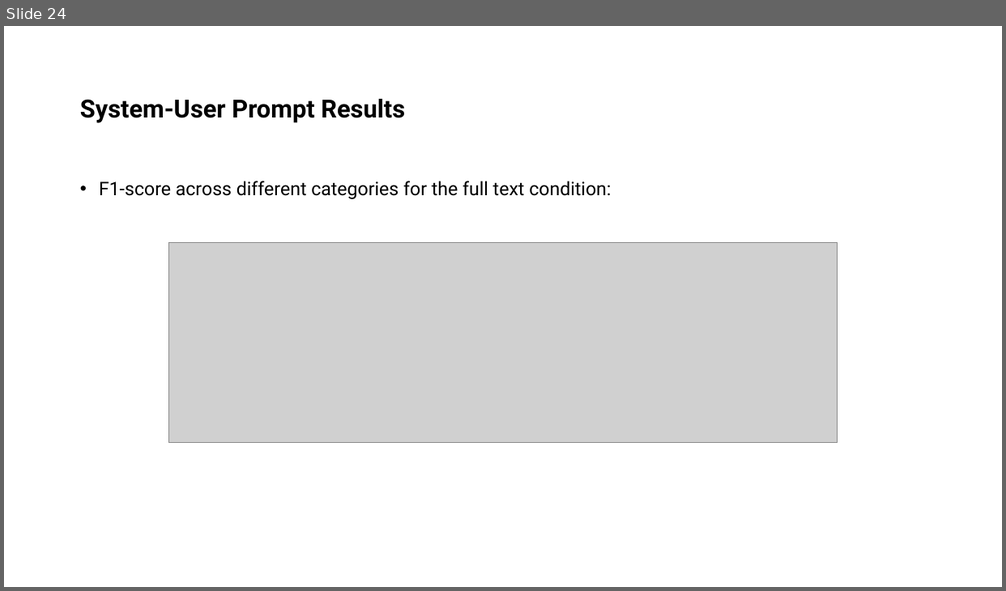
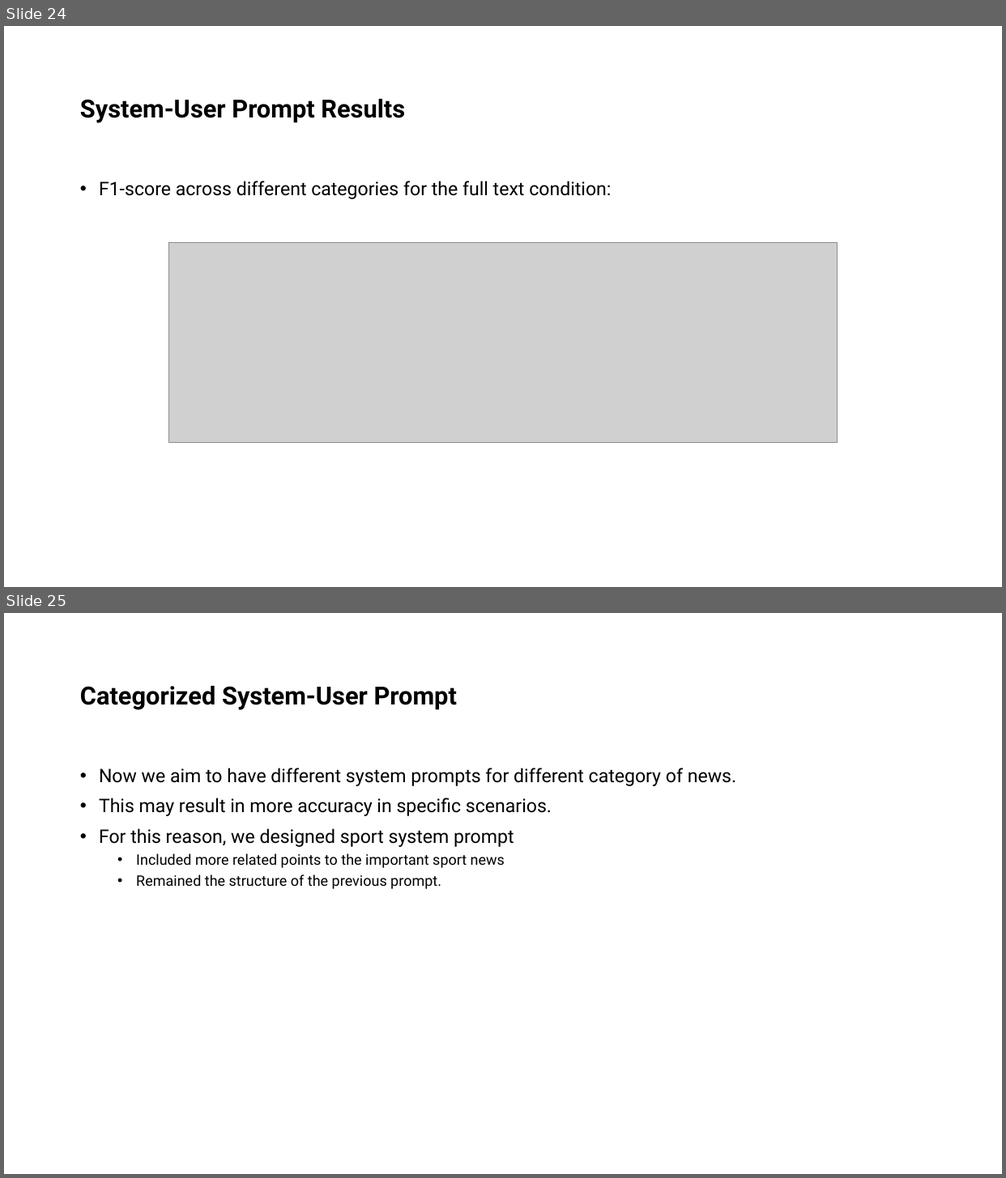
Before and after one commit to ShayanSalehi81/BachelorProject, a slide deck: Slides/System-User Prompt Design.pptx. Shown one above the other, each under a label of ours: slide 24 before the commit, slides 24 and 25 after it. The pictures are 1006x591 and 1006x1178 pixels, drawn with LibreOffice and Linux fonts; fonts in the diff are those of the drawing; grey boxes stand for pictures. Boxes give left, top, right and bottom in pixels: in the first picture for what was removed or moved away, otherwise in the second. Text is boxed around its words. In the diff, an @@ line names an element or a change of style, - is before the commit and + after.

```diff
--- a/Slides/System-User Prompt Design.pptx
+++ b/Slides/System-User Prompt Design.pptx
@@ slide 25 added at (4, 613, 1002, 1174), background #FFFFFF @@
@@ title added at (80, 686, 457, 710), 24 pt, text #000000, bold @@
+Categorized System-User Prompt
@@ text added at (99, 768, 736, 889), 18 pt, text #000000 @@
+• Now we aim to have different system prompts for different category of news.
+• This may result in more accuracy in specific scenarios.
+• For this reason, we designed sport system prompt
+  • Included more related points to the important sport news
+  • Remained the structure of the previous prompt.
```
Also in this commit, not shown: 2 other files.
